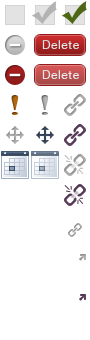
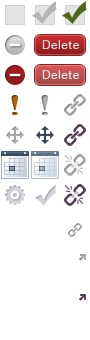
Before/after of a (90, 340) layered artwork. What changed in the layer stack:
added group "options" with 2 layers above "link" over (5, 185, 56, 206)
added layer "settings" in group "options" over (5, 185, 25, 205)
added layer "Shape 2" in group "options" over (35, 185, 56, 206)
